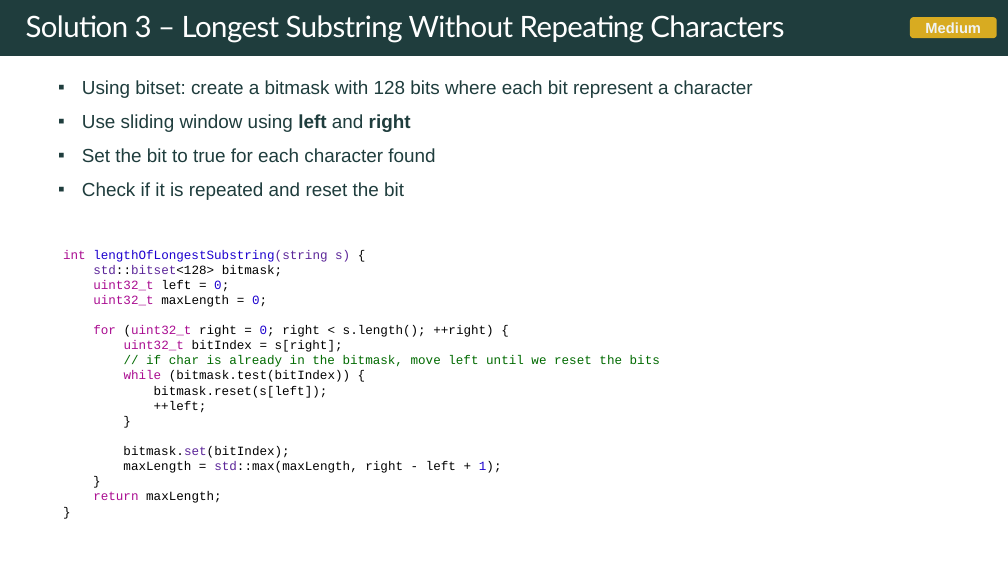
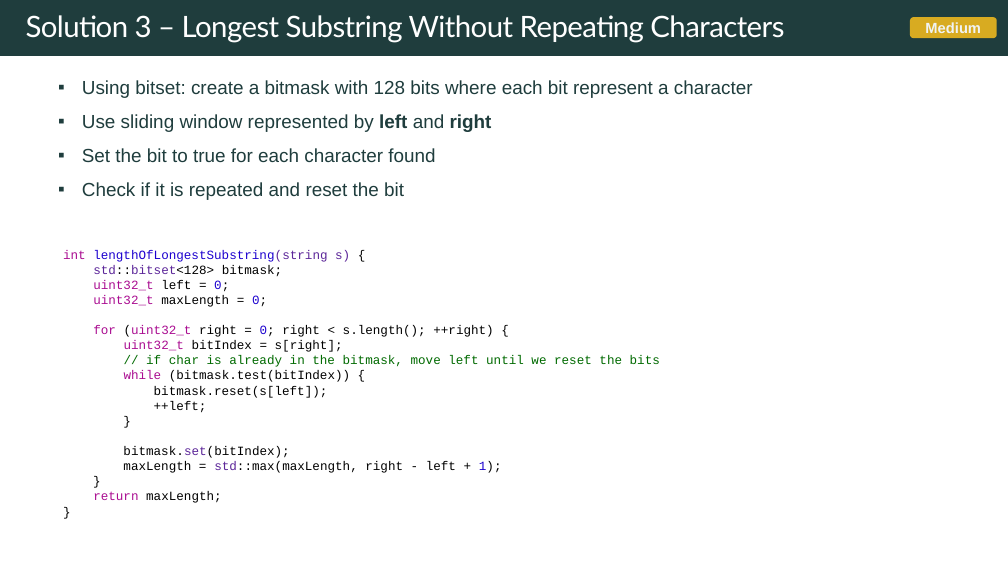
Before and after one commit to rfdavid/coding-interview-handbook-cpp, a slide deck: slide 30 of Algorithm and problem Solving Cheatsheet.pptm (slide 26 before the commit). Drawn at 1008x567 pixels with LibreOffice and Linux fonts; fonts in the diff are those of the drawing. Boxes give left, top, right and bottom in pixels: in the first picture for what was removed or moved away, otherwise in the second. Text is boxed around its words. In the diff, an @@ line names an element or a change of style, - is before the commit and + after.

```diff
--- a/Algorithm and problem Solving Cheatsheet.pptm
+++ b/Algorithm and problem Solving Cheatsheet.pptm
@@ text at bbox=[82, 114, 492, 132]: text changed @@
-▪ Use sliding window using left and right
+▪ Use sliding window represented by left and right
```
Also in this commit, not shown: 2 other slides changed, 4 slides added, 13 other files.
